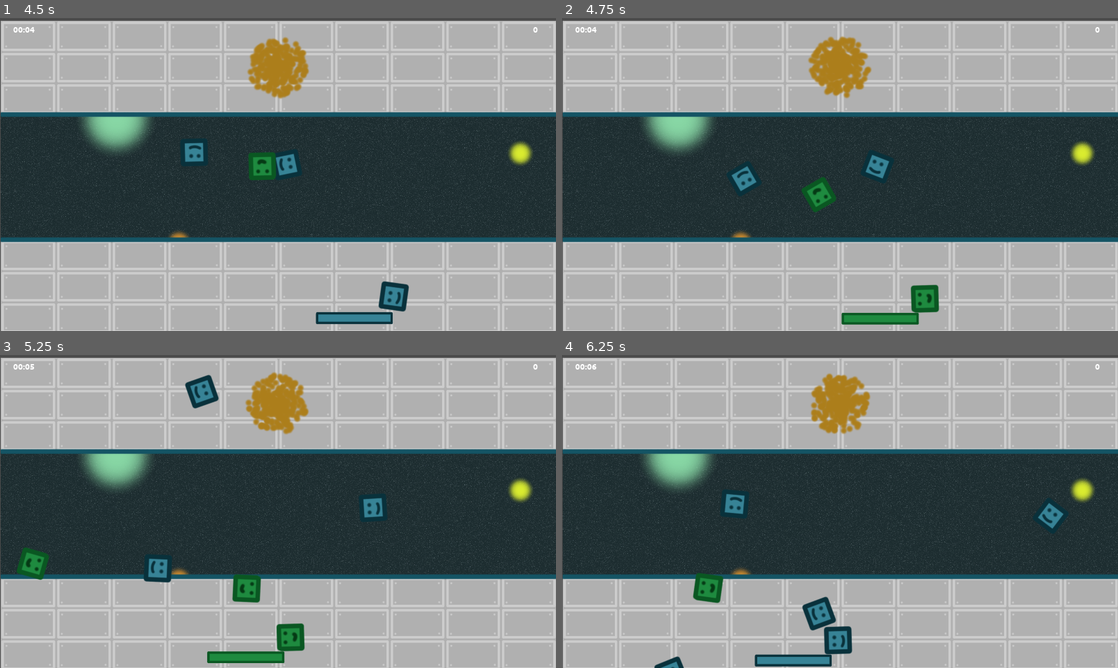
Above: before the commit, frames 1-4 (two rows, left to right).
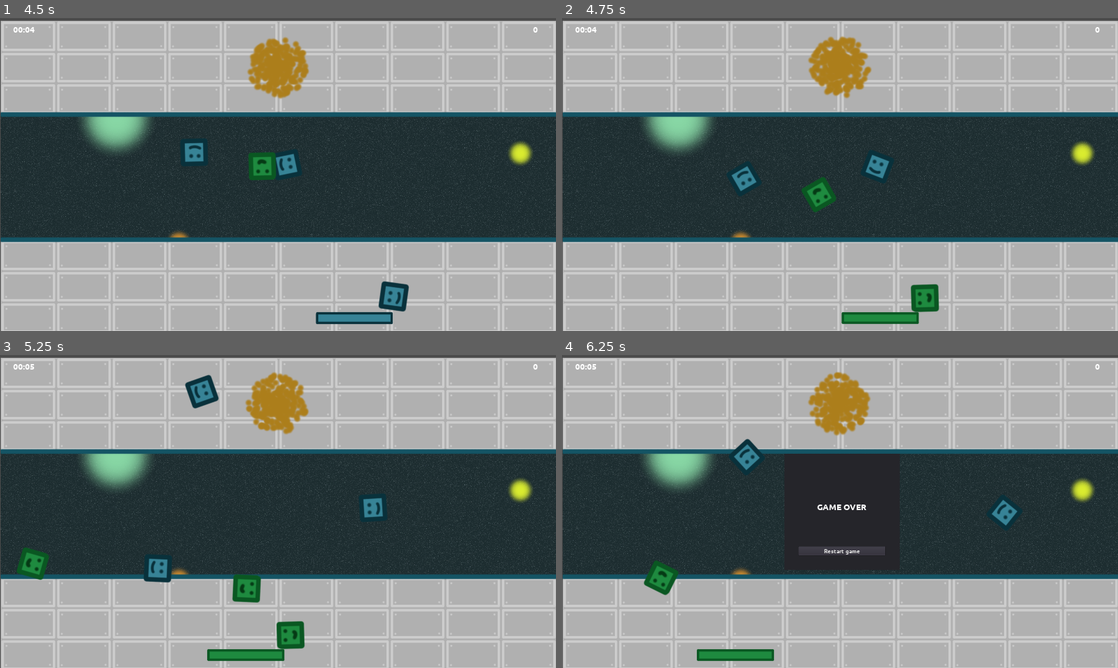
Above: after the commit, the same moments.

Repository: moisesjbc/ludum-dare-53
Game: Godot game, scene res://gameplay/main/main.tscn
Same seed, same stepped clock (60 frames per second), same inputs: the game is played once before the commit and once after it.
Inputs:
- Up to frame 1 (4.5 s): tap Enter at 0.5 s; hold Right (ui_right) 0.53-1.28 s; tap Space at 0.77, 1.52, 3.02, 3.77 s; hold Left (ui_left) 1.28-2.03 s; hold Right (ui_right) 2.03-3.53 s; hold Left (ui_left) from 3.53 s (still down)
- Up to frame 2 (4.75 s): keep holding Left (ui_left); tap Space at 4.52 s
- Up to frame 3 (5.25 s): keep holding Left (ui_left)
- Up to frame 4 (6.25 s): release Left (ui_left) at 5.78 s; hold Right (ui_right) from 5.78 s (still down); tap Space at 6.02 s

Frame 1 is identical in both runs. In frame 2, 0.2% of the frame differs, in the area x 50-68%, y 84-98%; in frame 3, 0.5%; in frame 4, 5.5%, in the area x 5-91%, y 2-100%.

Commit message:
Add invisible walls

Diff:
--- a/godot-project/gameplay/main/main.tscn
+++ b/godot-project/gameplay/main/main.tscn
@@ -8,6 +8,7 @@
 [ext_resource path="res://gameplay/gui/timer/timer.tscn" type="PackedScene" id=6]
 [ext_resource path="res://gameplay/gui/score/score.tscn" type="PackedScene" id=7]
 [ext_resource path="res://gameplay/main/background.png" type="Texture" id=8]
+[ext_resource path="res://gameplay/wall/wall.tscn" type="PackedScene" id=9]
 
 [node name="main" type="Node2D"]
 script = ExtResource( 4 )
@@ -43,5 +44,13 @@
 margin_right = 1880.0
 align = 1
 
+[node name="walls" type="Node2D" parent="."]
+
+[node name="left_wall" parent="walls" instance=ExtResource( 9 )]
+position = Vector2( -32, 552 )
+
+[node name="right_wall" parent="walls" instance=ExtResource( 9 )]
+position = Vector2( 1948, 552 )
+
 [connection signal="player_delivered" from="player" to="." method="_on_player_player_delivered"]
 [connection signal="player_destroyed" from="player" to="." method="_on_player_player_destroyed"]
--- a/godot-project/gameplay/player/player.gd
+++ b/godot-project/gameplay/player/player.gd
@@ -34,13 +34,18 @@
 func add_box(box):
 	print("Adding ", box.name, " as child to player")
 	box.set_process(false)
-	# Disable collisions against player so box does not stop it from moving.
-	box.set_collision_mask_bit(0, false)
-	box.set_collision_layer(1)
 
 	var box_global_position = box.global_position
 	box.get_parent().remove_child(box)
 	$boxes.add_child(box)
+
+	# Disable collisions against player so box does not stop it from moving.
+	box.set_collision_mask_bit(0, false)
+	# Make box collidable with wall
+	box.set_collision_mask_bit(3, true)
+	box.set_collision_layer(1)
+	print("collision mask ", box.get_collision_layer())
+
 	box.global_position = box_global_position
 
 func remove_all_boxes():
--- a/godot-project/gameplay/player/player.tscn
+++ b/godot-project/gameplay/player/player.tscn
@@ -8,6 +8,7 @@
 extents = Vector2( 133.5, 21.5 )
 
 [node name="player" type="KinematicBody2D" groups=["boxes"]]
+collision_mask = 8
 script = ExtResource( 2 )
 
 [node name="blue_sprite" type="Sprite" parent="."]
--- /dev/null
+++ b/godot-project/gameplay/wall/wall.tscn
@@ -0,0 +1,10 @@
+[gd_scene load_steps=2 format=2]
+
+[sub_resource type="RectangleShape2D" id=1]
+extents = Vector2( 39, 557 )
+
+[node name="wall" type="StaticBody2D"]
+collision_layer = 8
+
+[node name="collision_shape" type="CollisionShape2D" parent="."]
+shape = SubResource( 1 )
Not shown: 1 places in godot-project/gameplay/main/main.tscn that only renumber resources
